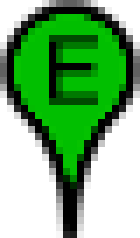
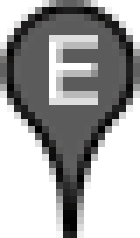
Comparing the layer stacks of the two (140, 238) images. Changes:
painted on "E" (1st of 2) over (49, 35, 98, 105)
hid "dark green" over (7, 7, 133, 217)
showed "black" over (7, 7, 133, 217)
